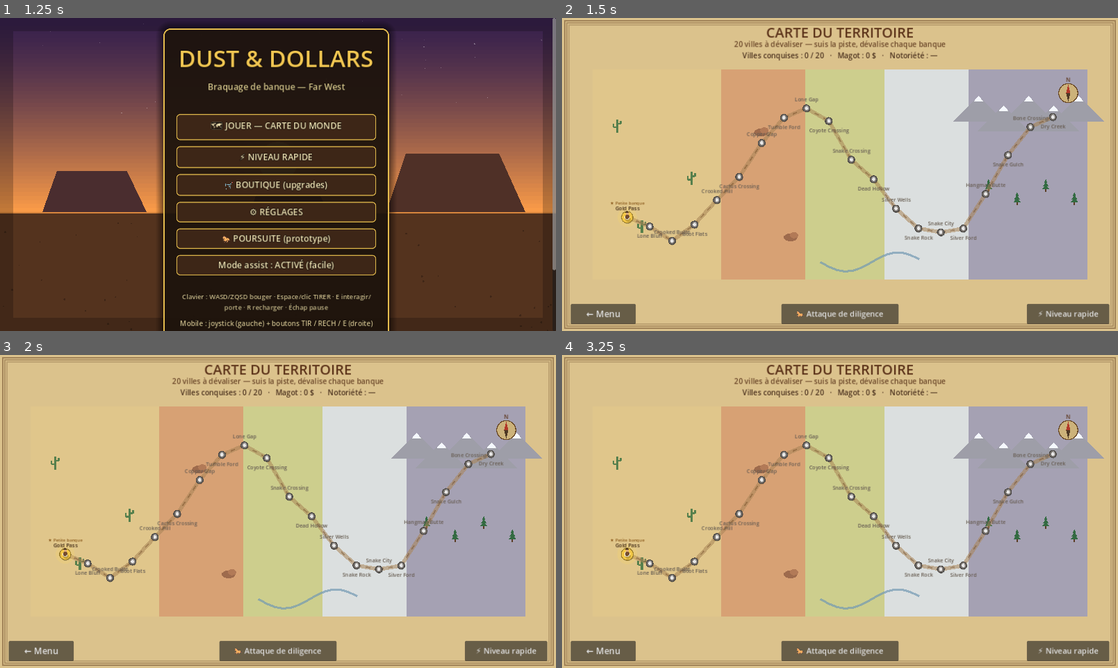
Above: before the commit, frames 1-4 (two rows, left to right).
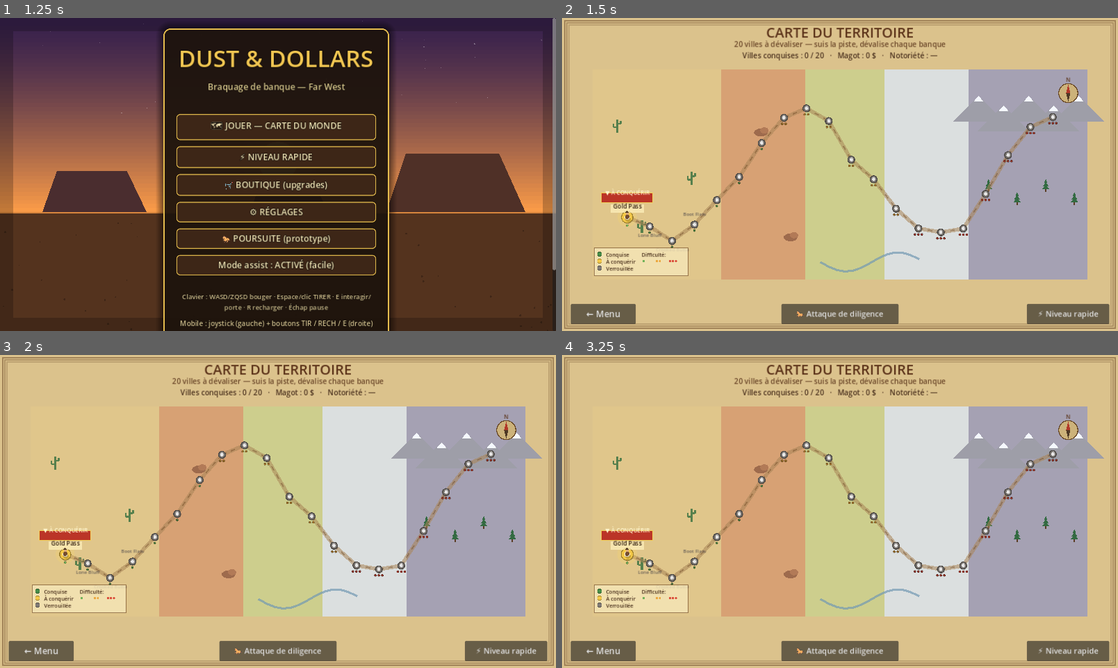
Above: after the commit, the same moments.

Repository: sebadiaz/Cowboys
Game: Godot game, scene res://scenes/Boot.tscn
The game is run twice, just before and just after one commit, with the same random seed, the same clock (stepped at 60 frames per second) and the same inputs.
Inputs (mouse positions are in pixels of both pictures, inside the frame that each line leads up to):
- Up to frame 1 (1.25 s): tap Enter at 0.5 s; move the mouse to (400, 158) at 0.52 s; hold D (move_right) from 0.53 s (still down); hold Space (fire) from 0.53 s (still down); click (400, 158) at 0.67 s
- Up to frame 2 (1.5 s): release D (move_right) at 1.25 s; release Space (fire) at 1.25 s; click "🗺 JOUER — CARTE DU MONDE" at 1.25 s
- Up to frame 3 (2 s): no input
- Up to frame 4 (3.25 s): click (628, 555) at 2.02 s; click "← Carte" at 2.75 s

Frame 1 is identical in both runs. In frame 2, 2.9% of the frame differs, in the area x 5-91%, y 25-83%; in frame 3, 2.9%; in frame 4, 2.9%.

Commit message:
Lot 12: polish carte du monde (lisibilité + états)
- Légende des états (conquise / à conquérir / verrouillée) + difficulté.
- Pastilles de difficulté (tier 1-3, vert/orange/rouge) sous chaque marqueur.
- Bannière flottante 'À CONQUÉRIR' sur la ville frontière -> où aller est évident.
- Noms de ville dé-encombrés : placement glouton anti-collision avec lignes de
  rappel ; seules les villes pertinentes (conquises + frontière + 3 prochaines)
  sont nommées, le reste reste un marqueur. Fini les noms qui se chevauchent.
- Export web OK.

Diff:
--- a/scripts/world_map.gd
+++ b/scripts/world_map.gd
@@ -148,9 +148,14 @@
 					Color(0.45, 0.30, 0.16, 0.95) if unlocked else Color(0.45, 0.30, 0.16, 0.45),
 					3.0, 11.0)
 
-	# Marqueurs de ville + noms.
+	# Marqueurs de ville (+ pastilles de difficulté).
 	for i in range(1, n + 1):
 		_marker(i)
+	# Noms dé-encombrés (placement anti-collision + lignes de rappel).
+	_draw_town_names()
+	# Légende des états + bannière "à conquérir" sur la frontière.
+	_draw_legend(inner)
+	_draw_frontier_banner()
 
 	# Pion courrier qui chevauche jusqu'à la frontière.
 	var fidx := clampi(SaveManager.towns_unlocked, 1, n)
@@ -201,15 +206,111 @@
 		draw_line(c + Vector2(-1, 4), c + Vector2(5, -4), Color(0.15, 0.35, 0.15), 2.0)
 	elif not unlocked:
 		_text_c("🔒", c + Vector2(0, 4), 12, Color(0.9, 0.9, 0.9))
-	# Nom (alterné au-dessus/au-dessous pour limiter les chevauchements).
-	var t := GameManager.town_def(idx)
-	var below := (idx % 2 == 0)
-	var off := Vector2(0, 26.0 if below else -16.0)
-	var nm_col: Color = Color(0.25, 0.16, 0.08) if unlocked else Color(0.40, 0.36, 0.32)
-	_text_c(str(t["name"]), c + off, 12, nm_col)
-	if frontier:
-		_text_c(str(t["tag"]), c + off + Vector2(0, 13.0 if below else -13.0), 10,
-				Color(0.55, 0.36, 0.12))
+	# Pastilles de difficulté (tier 1-3) sous le marqueur : vert / orange / rouge.
+	var lvl := int(GameManager.town_def(idx).get("level", 1))
+	var pip := Color(0.45, 0.7, 0.35) if lvl == 1 else (Color(0.92, 0.66, 0.25) if lvl == 2 else Color(0.86, 0.32, 0.24))
+	if not unlocked:
+		pip = pip.darkened(0.35)
+	for k in range(lvl):
+		var px := c.x - (lvl - 1) * 4.0 + k * 8.0
+		draw_circle(Vector2(px, c.y + rad + 6.0), 2.6, pip)
+		draw_circle(Vector2(px, c.y + rad + 6.0), 2.6, Color(0, 0, 0, 0.3), false, 1.0)
+
+
+## Noms de ville placés sans chevauchement (glouton, lignes de rappel).
+## On n'étiquette que les villes pertinentes : conquises, frontière et les 3
+## prochaines verrouillées — le reste reste un marqueur (détail au survol/tap).
+func _draw_town_names() -> void:
+	var font := ThemeDB.fallback_font
+	var n := GameManager.TOWNS.size()
+	var frontier := SaveManager.towns_unlocked
+	# Ordre de priorité : frontière d'abord (slot garanti), puis conquises, puis proches.
+	var order: Array[int] = []
+	for i in range(1, n + 1):
+		order.append(i)
+	order.sort_custom(func(a, b): return _name_prio(a) > _name_prio(b))
+	var placed: Array[Rect2] = []
+	for idx in order:
+		var unlocked := GameManager.town_unlocked(idx)
+		if not unlocked and idx > frontier + 3:
+			continue   # villes lointaines verrouillées : pas de nom (désencombrement)
+		var c := _pt(idx)
+		var nm := str(GameManager.town_def(idx)["name"])
+		var is_front := idx == frontier
+		var size := 14 if is_front else 11
+		var w: float = font.get_string_size(nm, HORIZONTAL_ALIGNMENT_LEFT, -1, size).x
+		var h := float(size + 5)
+		var col: Color = Color(0.20, 0.12, 0.05) if is_front else (
+				Color(0.26, 0.17, 0.09) if unlocked else Color(0.42, 0.38, 0.34))
+		var cands := [Vector2(0, -20), Vector2(0, 24), Vector2(0, -34), Vector2(0, 38),
+				Vector2(w * 0.5 + 12, -2), Vector2(-w * 0.5 - 12, -2)]
+		for off in cands:
+			var r := Rect2(c + off - Vector2(w * 0.5, h * 0.5), Vector2(w, h)).grow(3.0)
+			if not _rect_hits(r, placed):
+				placed.append(r)
+				if off.length() > 22.0:
+					draw_line(c, c + off * 0.55, Color(col.r, col.g, col.b, 0.4), 1.0)
+				if is_front:
+					# Cartouche clair derrière le nom de la frontière.
+					draw_rect(Rect2(c + off - Vector2(w * 0.5 + 5, h * 0.5), Vector2(w + 10, h)),
+							Color(1.0, 0.95, 0.75, 0.7))
+				_text_c(nm, c + off, size, col)
+				break
+
+
+func _name_prio(idx: int) -> int:
+	if idx == SaveManager.towns_unlocked:
+		return 100                                   # frontière : priorité max
+	if idx < SaveManager.towns_unlocked:
+		return 60 - idx                              # conquises (les + proches d'abord)
+	return 30 - idx                                  # verrouillées
+
+
+func _rect_hits(r: Rect2, placed: Array[Rect2]) -> bool:
+	for p in placed:
+		if r.intersects(p):
+			return true
+	return false
+
+
+## Légende des états (coin bas, sur cartouche cuir clair).
+func _draw_legend(inner: Rect2) -> void:
+	var x := inner.position.x + 8.0
+	var y := inner.end.y - 64.0
+	draw_rect(Rect2(Vector2(x - 4, y - 8), Vector2(216, 64)), Color(0.96, 0.90, 0.72, 0.82))
+	draw_rect(Rect2(Vector2(x - 4, y - 8), Vector2(216, 64)), Color(0.45, 0.30, 0.16, 0.7), false, 1.5)
+	var rows := [
+		[Color(0.28, 0.55, 0.28), "Conquise"],
+		[Color(0.95, 0.78, 0.28), "À conquérir"],
+		[Color(0.50, 0.48, 0.46), "Verrouillée"],
+	]
+	for i in range(rows.size()):
+		var ry := y + i * 16.0
+		draw_circle(Vector2(x + 8, ry + 6), 5.0, rows[i][0])
+		draw_circle(Vector2(x + 8, ry + 6), 5.0, (rows[i][0] as Color).darkened(0.35), false, 1.0)
+		_text_l(str(rows[i][1]), Vector2(x + 22, ry), 12, Color(0.28, 0.18, 0.10))
+	# Difficulté.
+	_text_l("Difficulté:", Vector2(x + 104, y), 12, Color(0.28, 0.18, 0.10))
+	var tiers := [Color(0.45, 0.7, 0.35), Color(0.92, 0.66, 0.25), Color(0.86, 0.32, 0.24)]
+	for i in range(3):
+		for k in range(i + 1):
+			draw_circle(Vector2(x + 110 + i * 30.0 + k * 7.0, y + 22), 2.6, tiers[i])
+
+
+## Bannière "À CONQUÉRIR" flottante au-dessus de la ville frontière.
+func _draw_frontier_banner() -> void:
+	var fidx := SaveManager.towns_unlocked
+	if fidx < 1 or fidx > GameManager.TOWNS.size():
+		return
+	var c := _pt(fidx)
+	var bob := sin(_t * 3.0) * 3.0
+	var top := c + Vector2(0, -46.0 + bob)
+	var label := "▼ À CONQUÉRIR"
+	var font := ThemeDB.fallback_font
+	var w: float = font.get_string_size(label, HORIZONTAL_ALIGNMENT_LEFT, -1, 13).x + 16.0
+	draw_rect(Rect2(top - Vector2(w * 0.5, 11), Vector2(w, 22)), Color(0.72, 0.16, 0.12, 0.92))
+	draw_rect(Rect2(top - Vector2(w * 0.5, 11), Vector2(w, 22)), Color(0.95, 0.82, 0.35), false, 1.5)
+	_text_c(label, top - Vector2(0, 7), 13, Color(1, 0.96, 0.8))
 
 
 # --- Décor de carte ---
@@ -322,3 +423,7 @@
 	var font := ThemeDB.fallback_font
 	var w := font.get_string_size(s, HORIZONTAL_ALIGNMENT_LEFT, -1, size).x
 	draw_string(font, center - Vector2(w * 0.5, 0), s, HORIZONTAL_ALIGNMENT_LEFT, -1, size, color)
+
+
+func _text_l(s: String, pos: Vector2, size: int, color: Color) -> void:
+	draw_string(ThemeDB.fallback_font, pos + Vector2(0, size), s, HORIZONTAL_ALIGNMENT_LEFT, -1, size, color)
Not shown, changed: TODO.md
